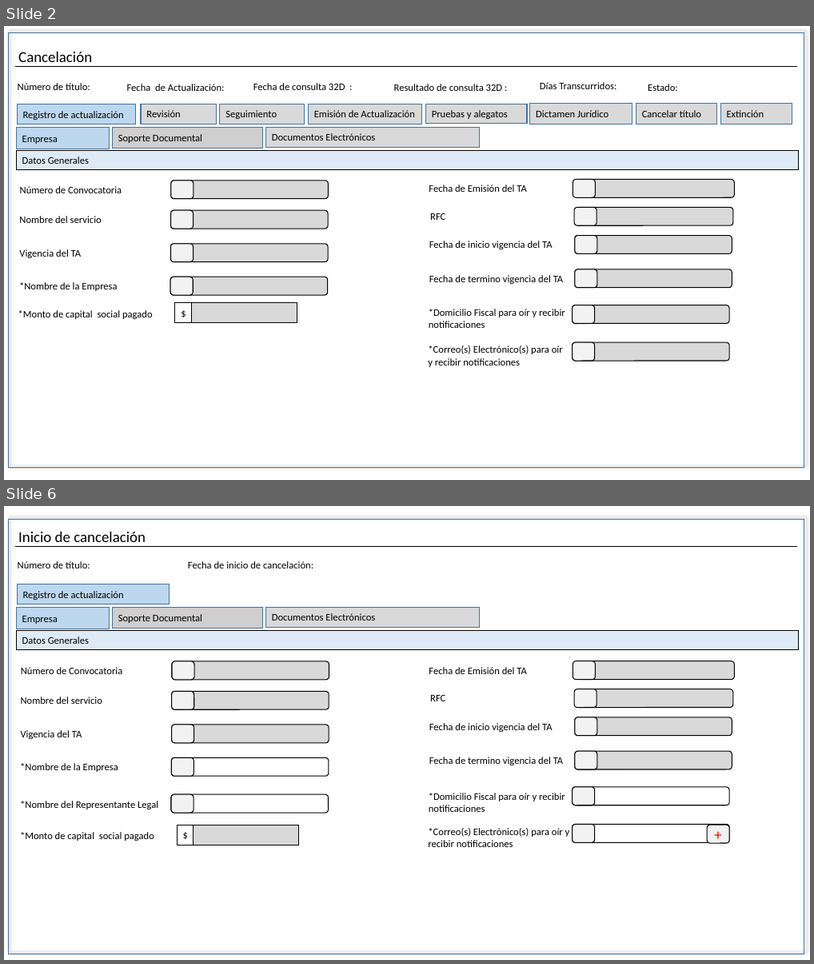
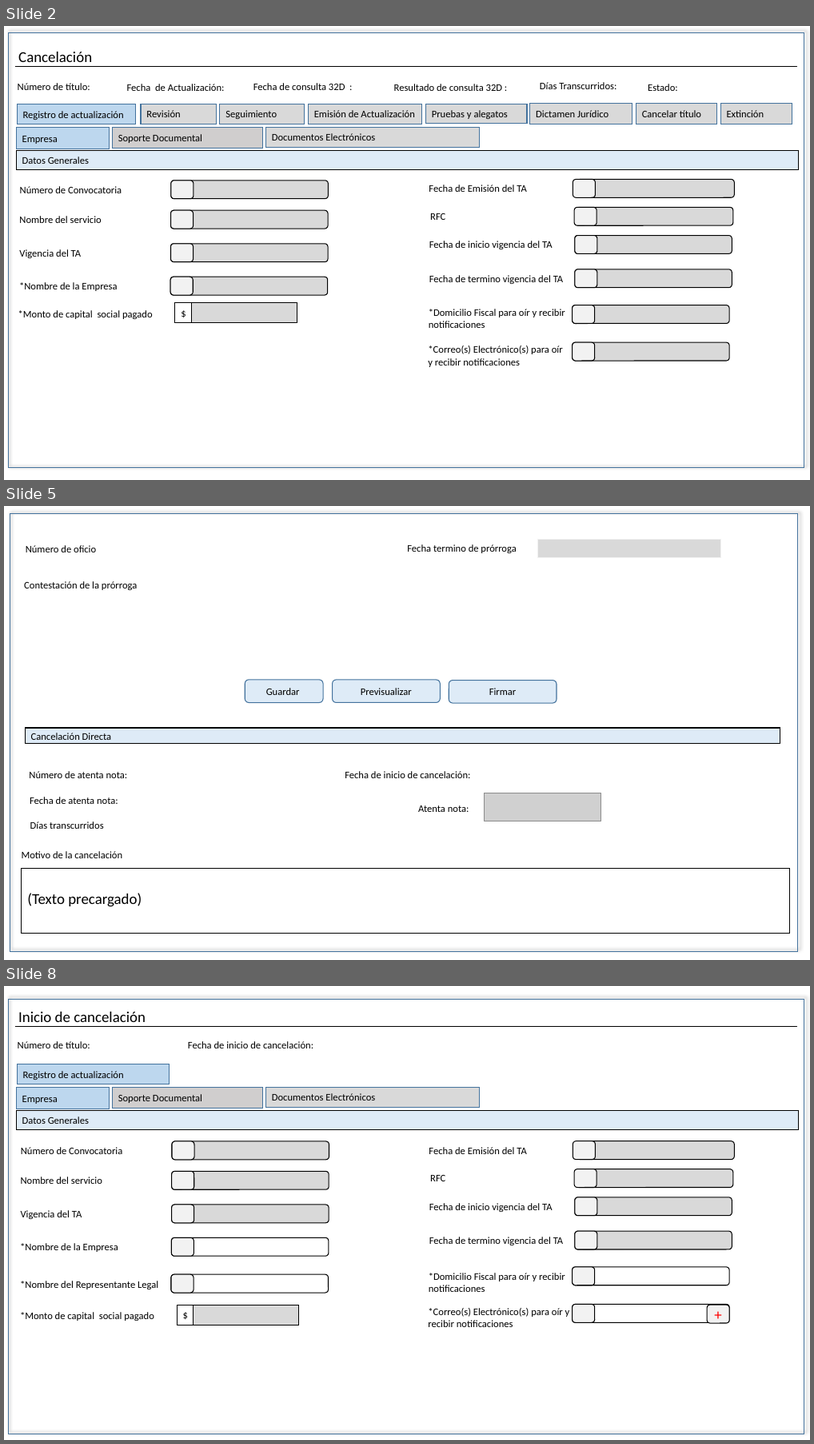
Before and after one commit to EDDIE83/Documentos, a slide deck: TAF 092019/Cancelación.pptx. Shown one above the other, each under a label of ours: slides 2 and 6 before the commit, slides 2, 5 and 8 after it; the slides between them are not shown. The pictures are 814x964 and 814x1444 pixels, drawn with LibreOffice and Linux fonts; fonts in the diff are those of the drawing; grey boxes stand for pictures. Boxes give left, top, right and bottom in pixels: in the first picture for what was removed or moved away, otherwise in the second. Text is boxed around its words. In the diff, an @@ line names an element or a change of style, - is before the commit and + after.

Commit message:
Pantallas Cancelación

```diff
--- a/TAF 092019/Cancelación.pptx
+++ b/TAF 092019/Cancelación.pptx
@@ slide 5 added at (4, 506, 810, 960), background #FFFFFF @@
@@ rectangle added at (10, 514, 798, 952), outline #43739E 1 pt @@
@@ text added at (26, 545, 96, 552), 12 pt, text #000000 @@
+Número de oficio
@@ text added at (407, 544, 516, 553), 12 pt, text #000000 @@
+Fecha termino de prórroga
@@ rectangle added at (538, 540, 721, 557), fill #D9D9D9, outline #F2F2F2 1 pt @@
@@ text added at (24, 581, 137, 590), 12 pt, text #000000 @@
+Contestación de la prórroga
@@ rounded rectangle added at (245, 680, 323, 703), fill #DEEBF7, outline #43739E 1 pt, 12 pt, text #000000 @@
+Guardar
@@ rounded rectangle added at (333, 680, 440, 703), fill #DEEBF7, outline #43739E 1 pt, 12 pt, text #000000 @@
+Previsualizar
@@ rounded rectangle added at (450, 680, 557, 704), fill #DEEBF7, outline #43739E 1 pt, 12 pt, text #000000 @@
+Firmar
@@ rectangle added at (25, 728, 781, 743), fill #DEEBF7, outline #000000 1 pt, 12 pt, text #000000 @@
+Cancelación Directa
@@ text added at (29, 771, 128, 778), 12 pt, text #000000 @@
+Número de atenta nota:
@@ text added at (345, 771, 470, 778), 12 pt, text #000000 @@
+Fecha de inicio de cancelación:
@@ picture added at (484, 792, 601, 820) @@
@@ text added at (30, 796, 118, 804), 12 pt, text #000000 @@
+Fecha de atenta nota:
@@ text added at (418, 805, 470, 812), 12 pt, text #000000 @@
+Atenta nota:
@@ text added at (30, 821, 104, 828), 12 pt, text #000000 @@
+Días transcurridos
@@ text added at (22, 851, 122, 858), 12 pt, text #000000 @@
+Motivo de la cancelación
@@ table added at (22, 868, 790, 933), 1 rows, 1 columns @@
+(Texto precargado)
@@ what was slide 6 is now slide 8 @@
```
Also in this commit, not shown: 13 slides changed, 1 other slide added.
